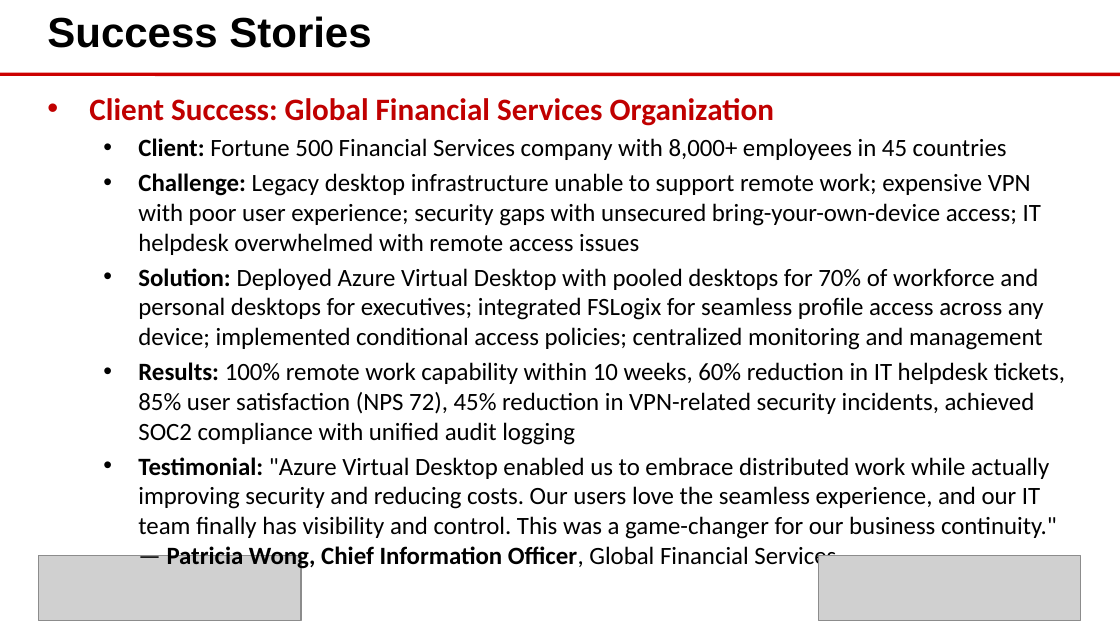
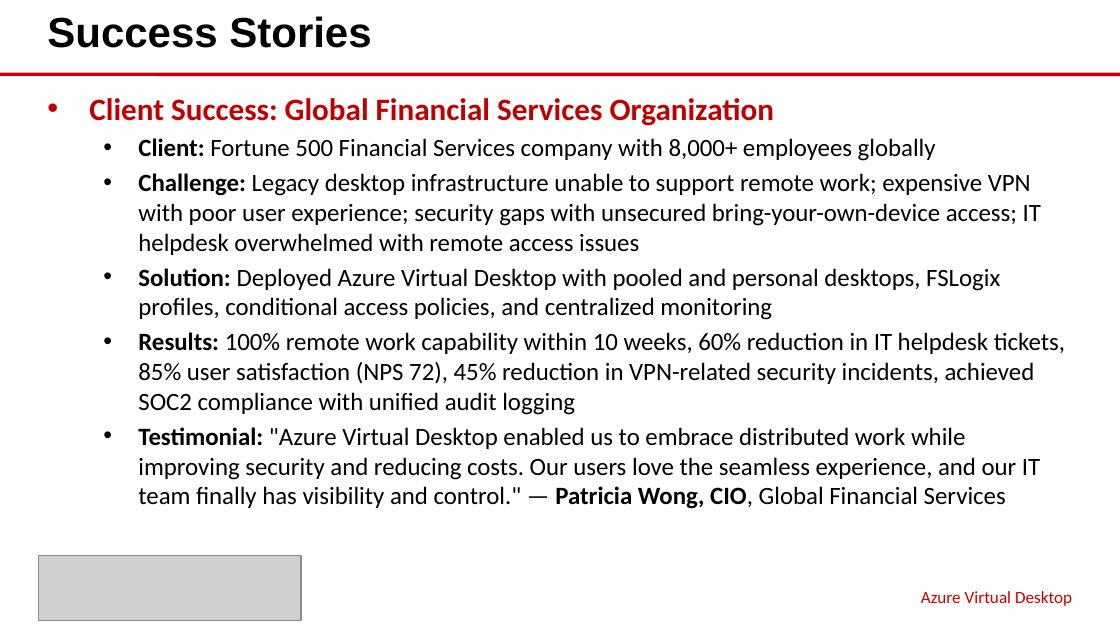
Before and after one commit to eoframework/solutions, a slide deck: slide 7 of solutions/azure/modern-workspace/virtual-desktop/presales/solution-briefing.pptx. Drawn at 1120x630 pixels with LibreOffice and Linux fonts; fonts in the diff are those of the drawing; grey boxes stand for pictures; background and template pictures are left out. Boxes give left, top, right and bottom in pixels: in the first picture for what was removed or moved away, otherwise in the second. Text is boxed around its words. In the diff, an @@ line names an element or a change of style, - is before the commit and + after.

```diff
--- a/solutions/azure/modern-workspace/virtual-desktop/presales/solution-briefing.pptx
+++ b/solutions/azure/modern-workspace/virtual-desktop/presales/solution-briefing.pptx
@@ text at (138, 138, 936, 161): text changed @@
-  • Client: Fortune 500 Financial Services company with 8,000+ employees in 45 countries
+  • Client: Fortune 500 Financial Services company with 8,000+ employees globally
@@ text at (138, 268, 1000, 320): text changed @@
-  • Solution: Deployed Azure Virtual Desktop with pooled desktops for 70% of workforce and personal desktops for executives; integrated FSLogix for seamless profile access across any device; implemented conditional access policies; centralized monitoring and management
+  • Solution: Deployed Azure Virtual Desktop with pooled and personal desktops, FSLogix profiles, conditional access policies, and centralized monitoring
@@ text at (138, 427, 1040, 509): text changed @@
-  • Testimonial: "Azure Virtual Desktop enabled us to embrace distributed work while actually improving security and reducing costs. Our users love the seamless experience, and our IT team finally has visibility and control. This was a game-changer for our business continuity." — Patricia Wong, Chief Information Officer, Global Financial Services
+  • Testimonial: "Azure Virtual Desktop enabled us to embrace distributed work while improving security and reducing costs. Our users love the seamless experience, and our IT team finally has visibility and control." — Patricia Wong, CIO, Global Financial Services
@@ picture removed at (819, 556, 1081, 620) @@
@@ text added at (921, 591, 1072, 606), 11 pt, text #CC0000 @@
+Azure Virtual Desktop
```
Also in this commit, not shown: 10 other slides changed, 11 other files.
